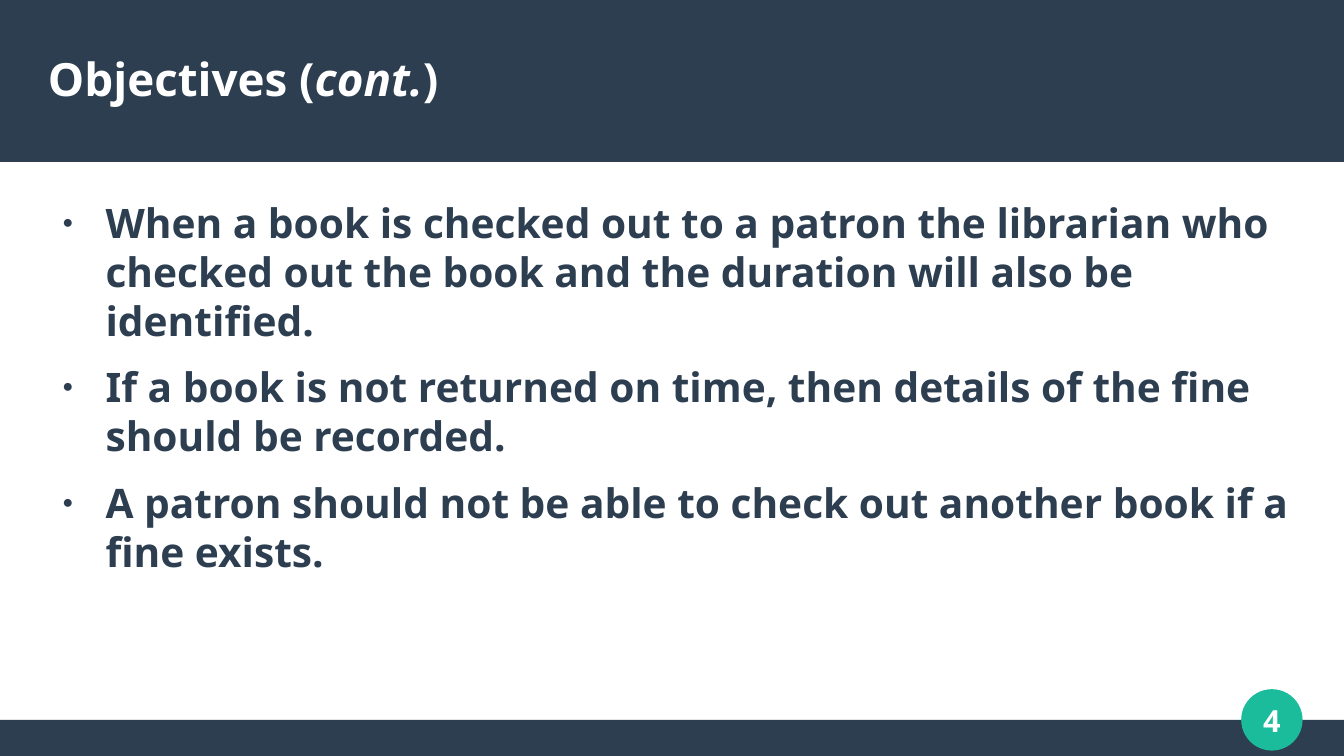
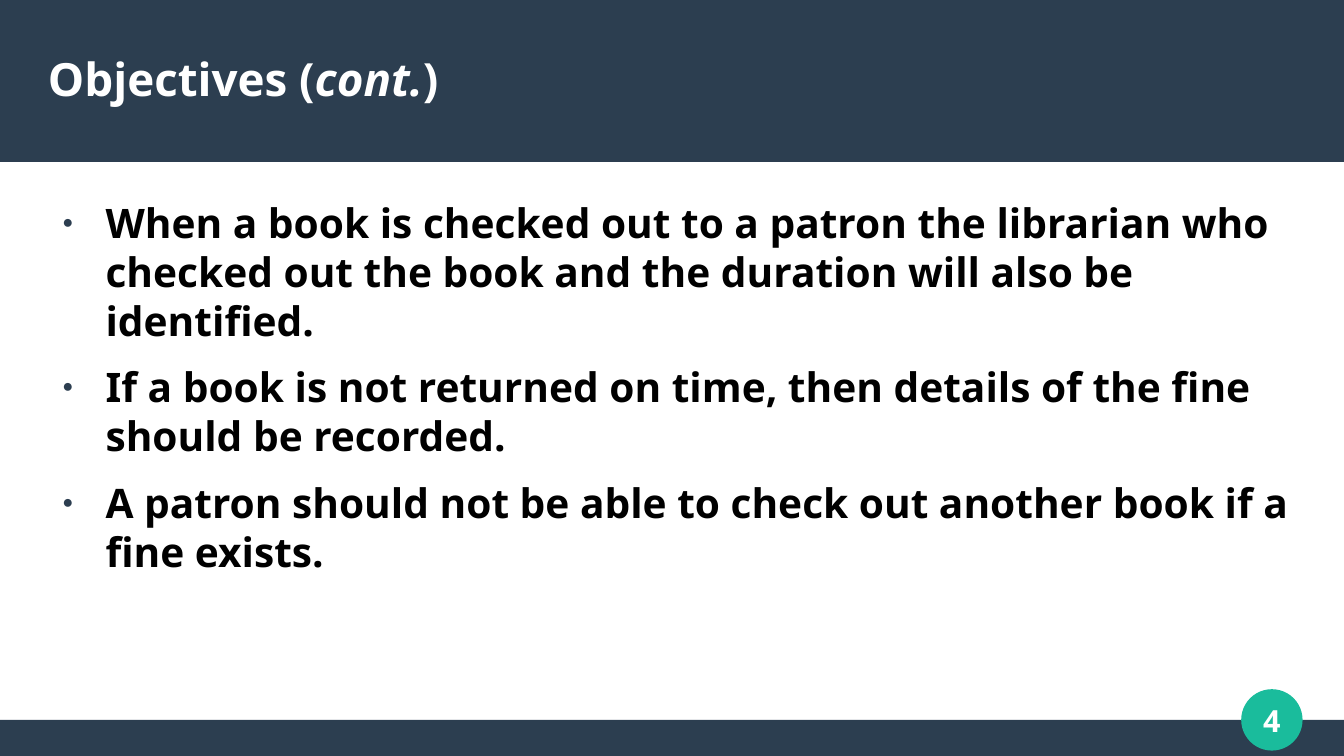
Before and after one commit to millsks/csc785_prj8_mills_libmgmtsys, a slide deck: slide 4 of docs/csc785_mills_prj8_libmgmtsys_presentation.odp. Drawn at 1344x756 pixels with LibreOffice and Linux fonts; fonts in the diff are those of the drawing. Boxes give left, top, right and bottom in pixels: in the first picture for what was removed or moved away, otherwise in the second. Text is boxed around its words. In the diff, an @@ line names an element or a change of style, - is before the commit and + after.

```diff
--- a/docs/csc785_mills_prj8_libmgmtsys_presentation.odp
+++ b/docs/csc785_mills_prj8_libmgmtsys_presentation.odp
@@ text "When a book is checked ..." at [106, 207, 1288, 568]: text colour #2C3E50 to #000000 @@
```
Also in this commit, not shown: 3 other slides changed, 4 other files.
